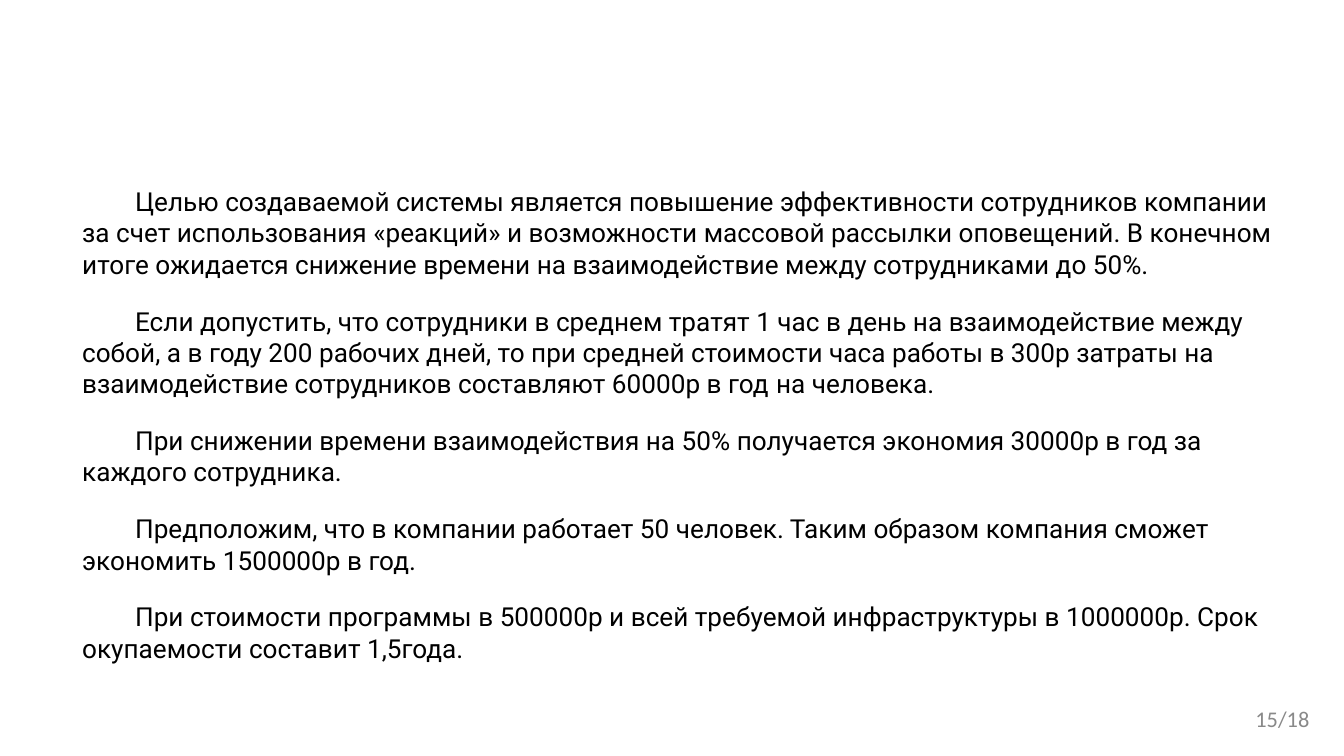
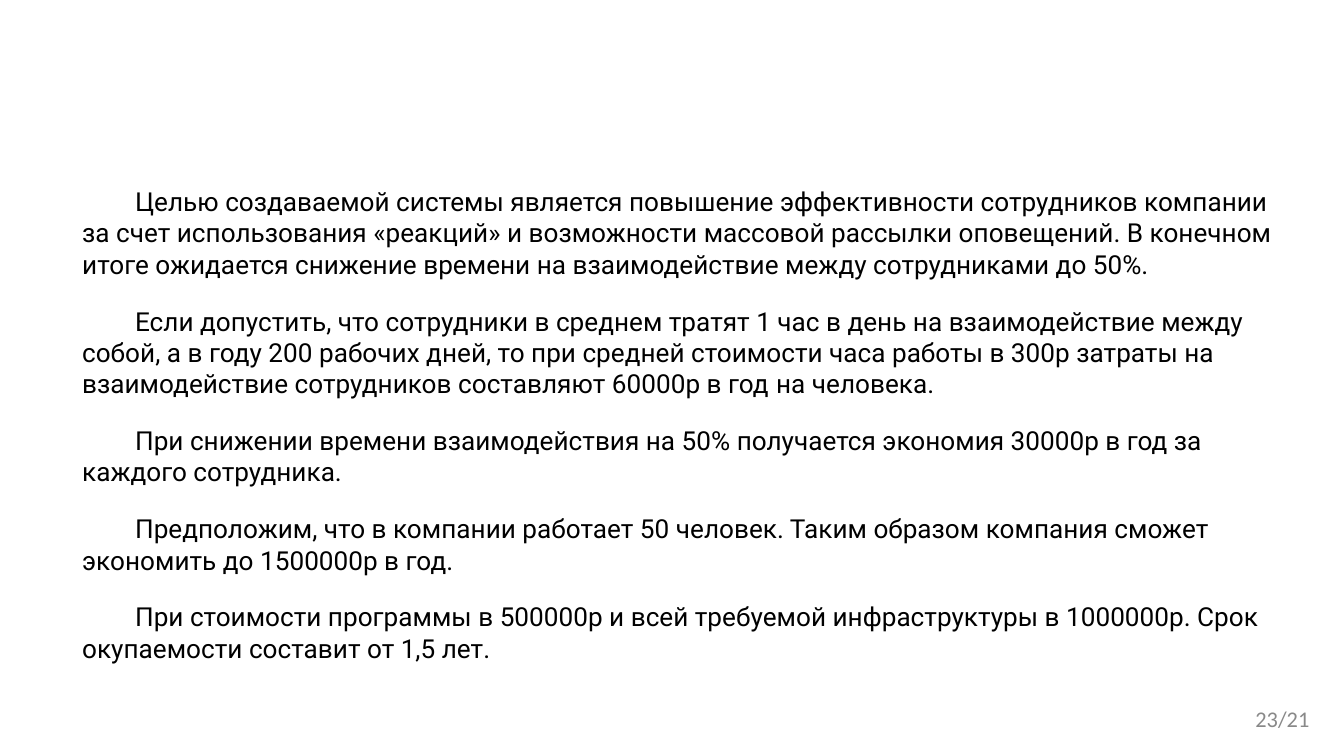
Before and after one commit to VladMexon/DiplomaProject, a slide deck: slide 23 of РИС-20-2б-Мехоношин-ВА-ПП.pptx (slide 15 before the commit). Drawn at 1344x756 pixels with LibreOffice and Linux fonts; fonts in the diff are those of the drawing; background and template pictures are left out. Boxes give left, top, right and bottom in pixels: in the first picture for what was removed or moved away, otherwise in the second. Text is boxed around its words. In the diff, an @@ line names an element or a change of style, - is before the commit and + after.

```diff
--- a/РИС-20-2б-Мехоношин-ВА-ПП.pptx
+++ b/РИС-20-2б-Мехоношин-ВА-ПП.pptx
@@ text at (82, 518, 1258, 664): text changed @@
-Предположим, что в компании работает 50 человек. Таким образом компания сможет экономить 1500000р в год.
-При стоимости программы в 500000р и всей требуемой инфраструктуры в 1000000р. Срок окупаемости составит 1,5года.
+Предположим, что в компании работает 50 человек. Таким образом компания сможет экономить до 1500000р в год.
+При стоимости программы в 500000р и всей требуемой инфраструктуры в 1000000р. Срок окупаемости составит от 1,5 лет.
@@ page number at (1255, 711, 1309, 728): text changed @@
-15/18
+23/21
```
Also in this commit, not shown: 13 other slides changed, 5 slides added, 10 other files.
